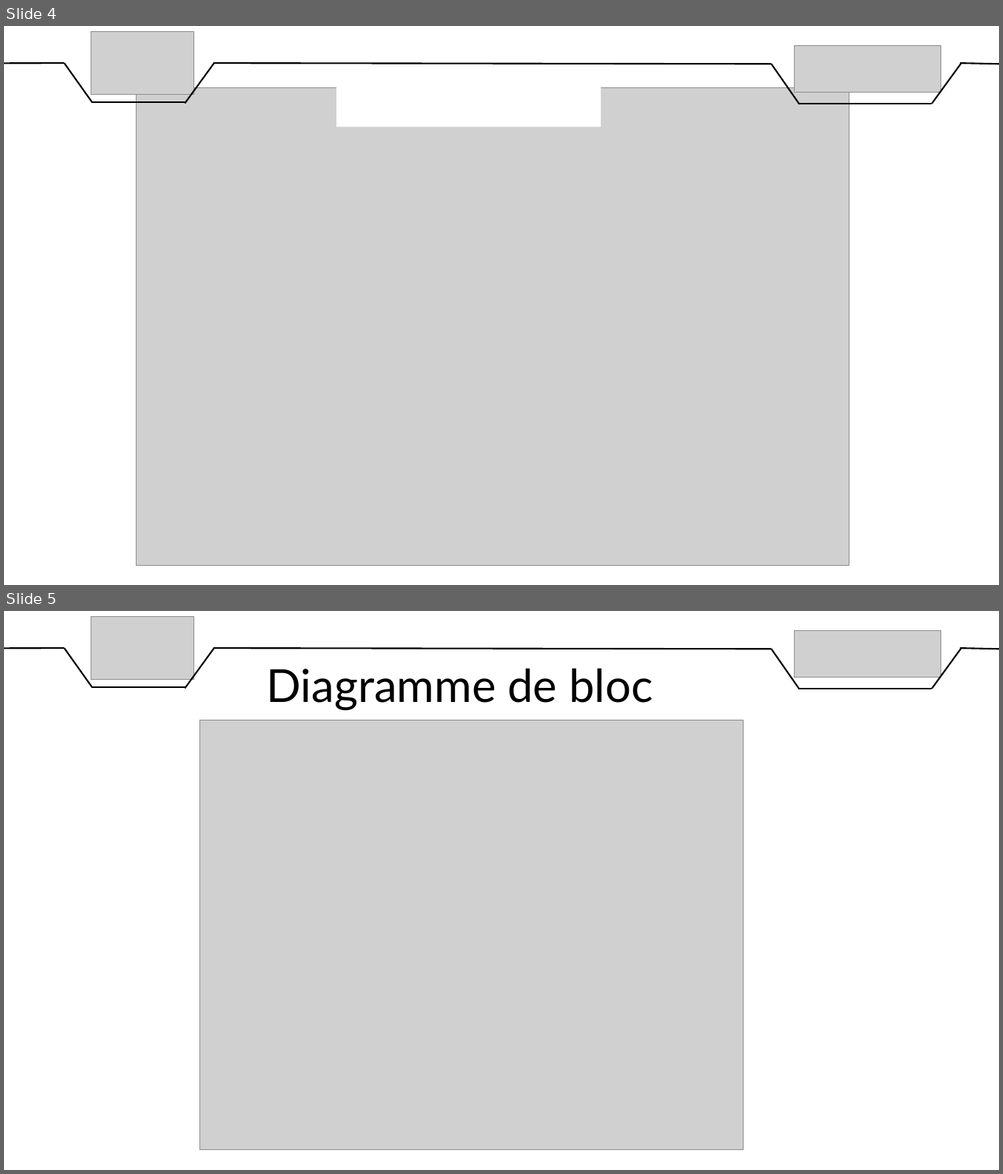
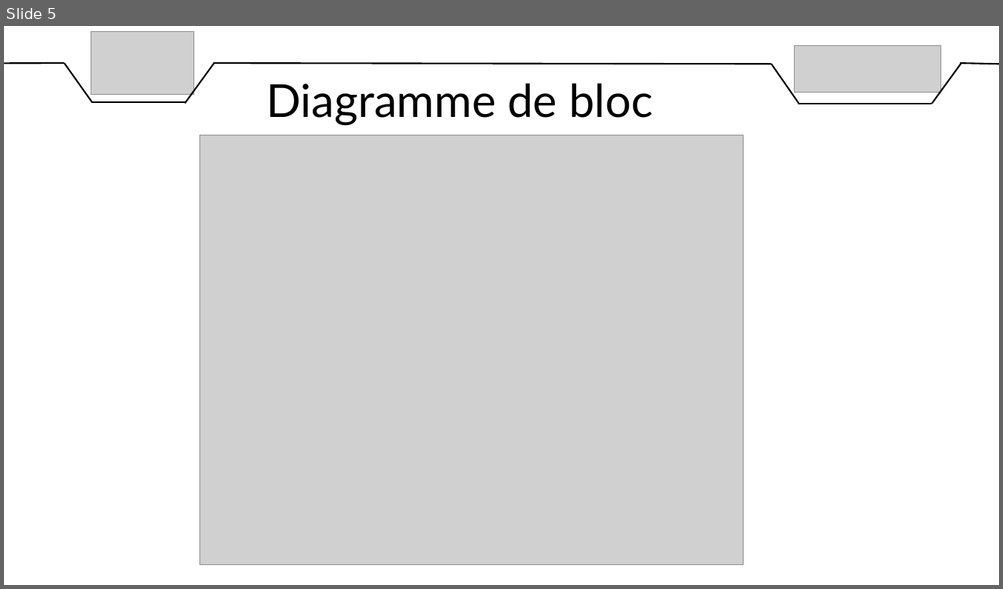
Before and after one commit to DylanChe/SupervisionSerre, a slide deck: oral_projet/revue_2/diaporama_revue_2_samuel.pptx. Shown one above the other, each under a label of ours: slides 4 and 5 before the commit, slide 5 after it. The pictures are 1003x1174 and 1003x589 pixels, drawn with LibreOffice and Linux fonts; fonts in the diff are those of the drawing; grey boxes stand for pictures. Boxes give left, top, right and bottom in pixels: in the first picture for what was removed or moved away, otherwise in the second. Text is boxed around its words. In the diff, an @@ line names an element or a change of style, - is before the commit and + after.

```diff
--- a/oral_projet/revue_2/diaporama_revue_2_samuel.pptx
+++ b/oral_projet/revue_2/diaporama_revue_2_samuel.pptx
@@ slide 4 removed at (4, 26, 999, 585), background #FFFFFF @@
@@ picture removed at (91, 31, 194, 95) @@
@@ picture removed at (794, 45, 941, 92) @@
@@ line removed from (4, 63) to (65, 63) @@
@@ line removed from (65, 63) to (92, 103) @@
@@ line removed from (214, 62) to (185, 104) @@
@@ line removed from (213, 63) to (771, 64) @@
@@ line removed from (771, 64) to (800, 104) @@
@@ line removed from (962, 62) to (931, 104) @@
@@ line removed from (960, 63) to (999, 64) @@
@@ picture removed at (136, 88, 848, 566) @@
@@ rectangle removed at (337, 87, 601, 127) @@
@@ line removed from (92, 103) to (186, 103) @@
@@ line removed from (800, 104) to (931, 104) @@
```
Also in this commit, not shown: 4 slides changed, 1 slide added.
